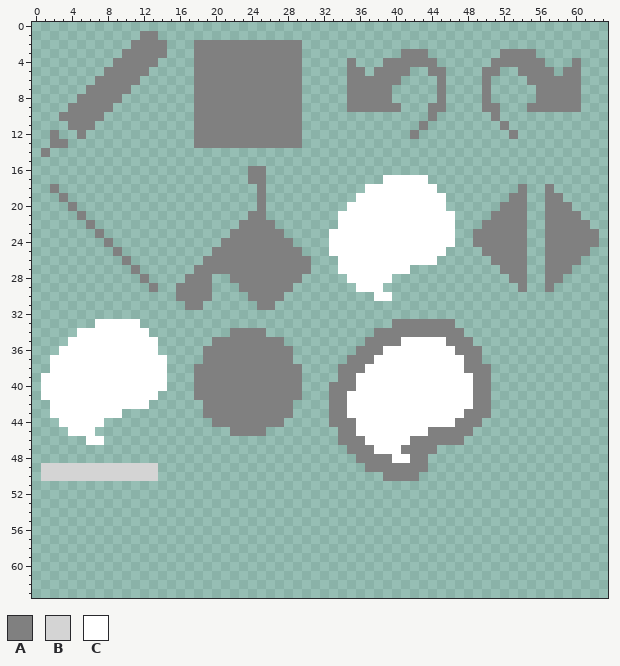
Two versions of one pixel-art sprite, Assets/tool_icon.png. Above: the version before the commit.
The file is 64x64 pixels.
Palette (. is transparent): A #808080  B #d4d4d4  C #ffffff
Pixels before (only the part around the change), first column x 13:
44 .......AAAAAAAA.....AAACCCCCCCCC
45 .........AAAA........AACCCCCCCCA
46 .....................AAACCCCCAAA
47 ......................AAACCCAAAA
48 .......................AAAACCAA.
49 B.......................AAAAAAA.
50 B.........................AAAA..
51 ................................
52 ................................
53 ................................
54 ................................
55 ................................
56 ................................
57 ................................
58 ................................
59 ................................
60 ................................
61 ................................
62 ................................
63 ................................
Once edited:
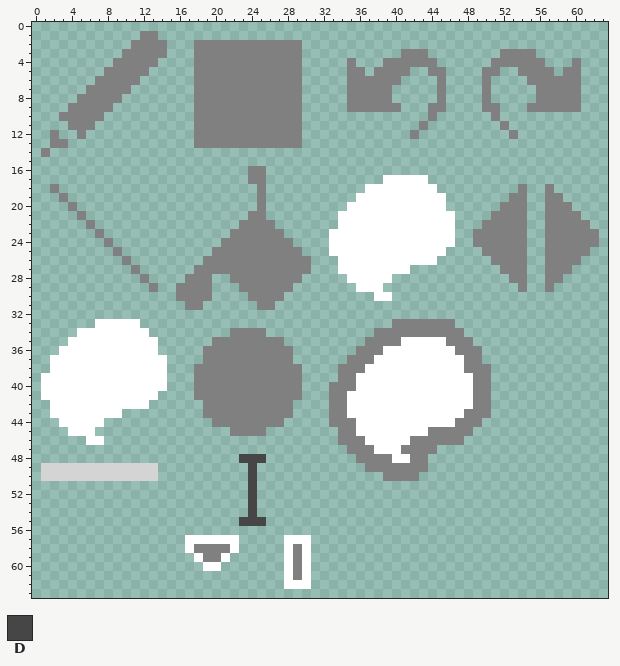
Colours new in this view: D #464646
What changed:
{"y":48,"x":23,"old":"...","new":"DDD"}
{"y":49,"x":24,"old":".","new":"D"}
{"y":50,"x":24,"old":".","new":"D"}
{"y":51,"x":24,"old":".","new":"D"}
{"y":52,"x":24,"old":".","new":"D"}
{"y":53,"x":24,"old":".","new":"D"}
{"y":54,"x":24,"old":".","new":"D"}
{"y":55,"x":23,"old":"...","new":"DDD"}
{"y":57,"x":17,"old":"......","new":"CCCCCC"}
{"y":57,"x":28,"old":"...","new":"CCC"}
{"y":58,"x":17,"old":"......","new":"CAAAAC"}
{"y":58,"x":28,"old":"...","new":"CAC"}
{"y":59,"x":18,"old":"....","new":"CAAC"}
{"y":59,"x":28,"old":"...","new":"CAC"}
{"y":60,"x":19,"old":"..","new":"CC"}
{"y":60,"x":28,"old":"...","new":"CAC"}
{"y":61,"x":28,"old":"...","new":"CAC"}
{"y":62,"x":28,"old":"...","new":"CCC"}
{"label":"added","picture_box":[185,454,311,589]}
